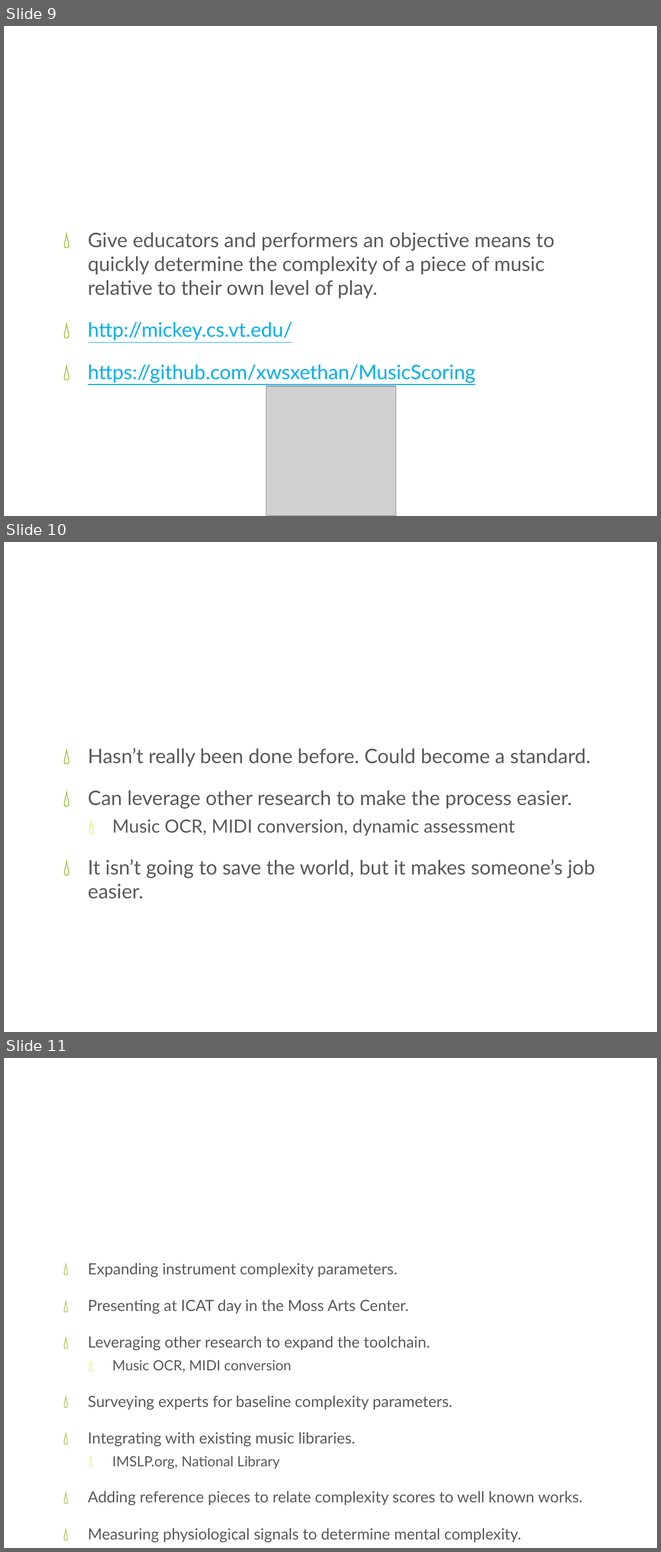
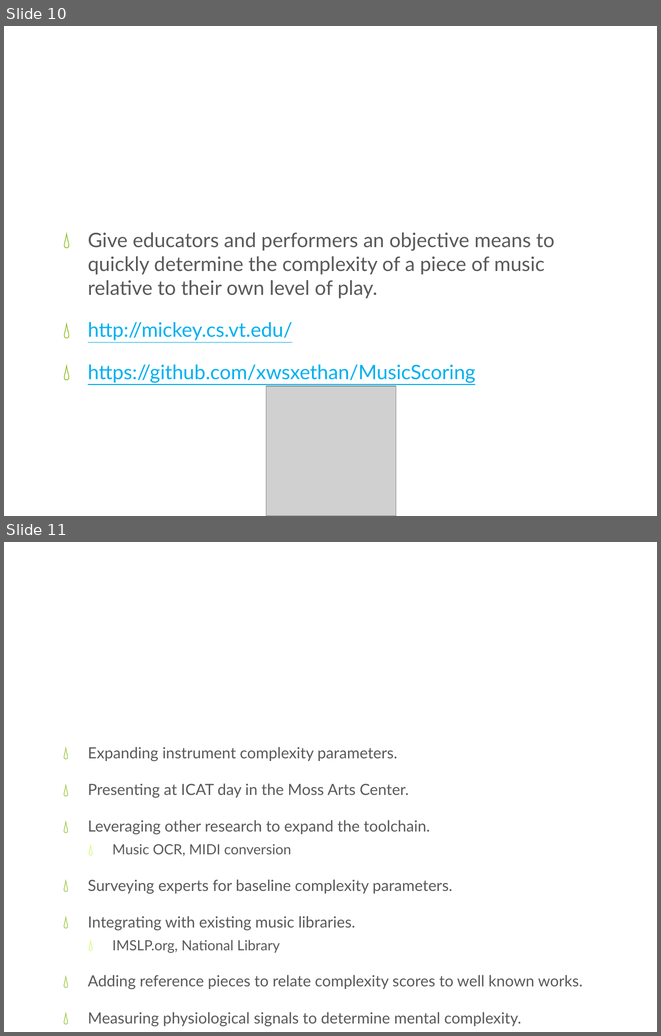
Before and after one commit to xwsxethan/MusicScoring, a slide deck: Documents/Thesis/Knapp Meeting.pptx. Shown one above the other, each under a label of ours: slides 9, 10 and 11 before the commit, slides 10 and 11 after it. The pictures are 661x1552 and 661x1036 pixels, drawn with LibreOffice and Linux fonts; fonts in the diff are those of the drawing; grey boxes stand for pictures; background and template pictures are left out. Boxes give left, top, right and bottom in pixels: in the first picture for what was removed or moved away, otherwise in the second. Text is boxed around its words. In the diff, an @@ line names an element or a change of style, - is before the commit and + after.

```diff
--- a/Documents/Thesis/Knapp Meeting.pptx
+++ b/Documents/Thesis/Knapp Meeting.pptx
@@ slide 10 removed at [4, 542, 657, 1032], background picture (left out) @@
@@ title removed at [37, 567, 624, 649] @@
-Why is this Cool?
@@ text removed at [88, 748, 595, 899] @@
-💧 Hasn’t really been done before. Could become a standard.
-💧 Can leverage other research to make the process easier.
-  💧 Music OCR, MIDI conversion, dynamic assessment
-💧 It isn’t going to save the world, but it makes someone’s job easier.
@@ what was slide 9 is now slide 10 @@
```
Also in this commit, not shown: 4 slides changed, 1 slide added.
